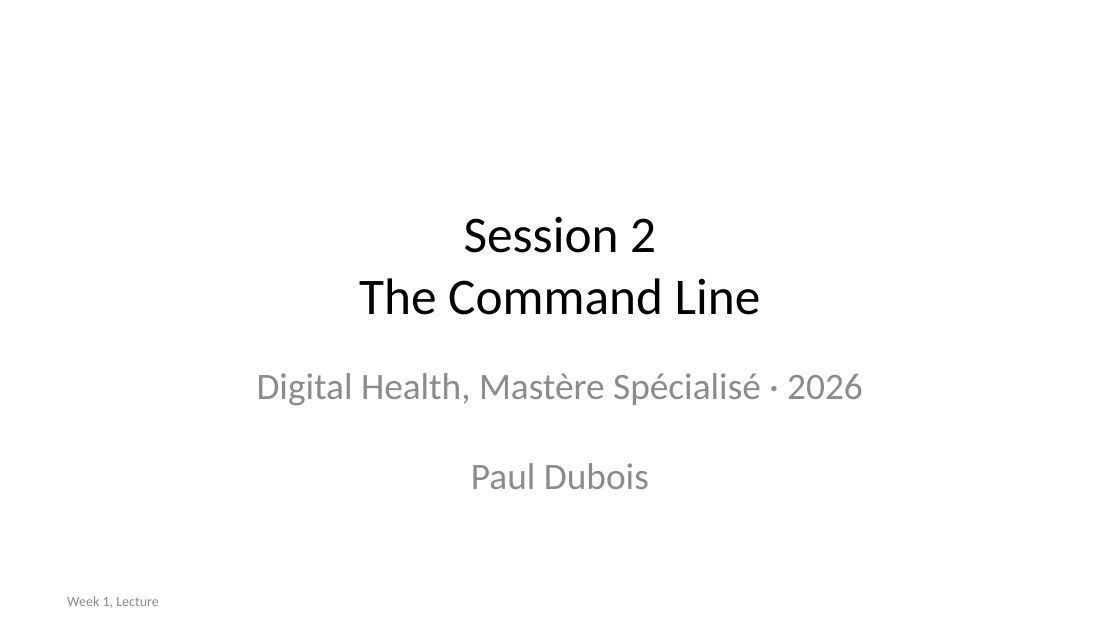
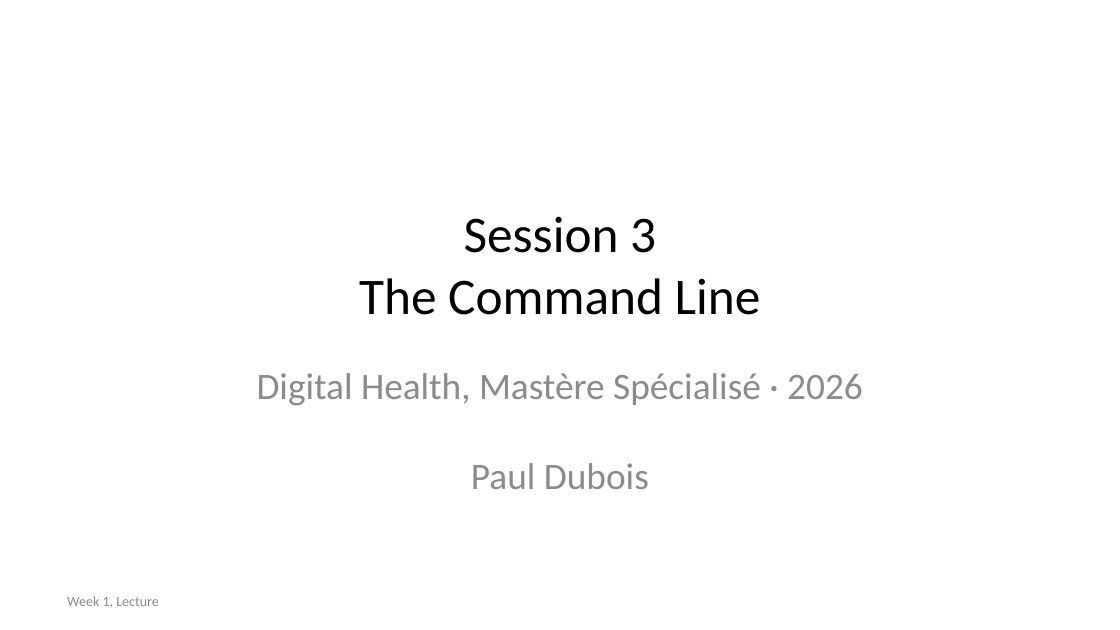
Before and after one commit to MICS-Lab/MS_SanteNum2026, a slide deck: slide 1 of Programming01/Session03/slides.pptx. Drawn at 1120x630 pixels with LibreOffice and Linux fonts; fonts in the diff are those of the drawing. Boxes give left, top, right and bottom in pixels: in the first picture for what was removed or moved away, otherwise in the second. Text is boxed around its words. In the diff, an @@ line names an element or a change of style, - is before the commit and + after.

```diff
--- a/Programming01/Session03/slides.pptx
+++ b/Programming01/Session03/slides.pptx
@@ title at [359, 216, 761, 315]: text changed @@
-Session 2
-The Command Line
+Session 3
+The Command Line
```
Also in this commit, not shown: 3 other slides changed, 4 slides added, 15 other files.
